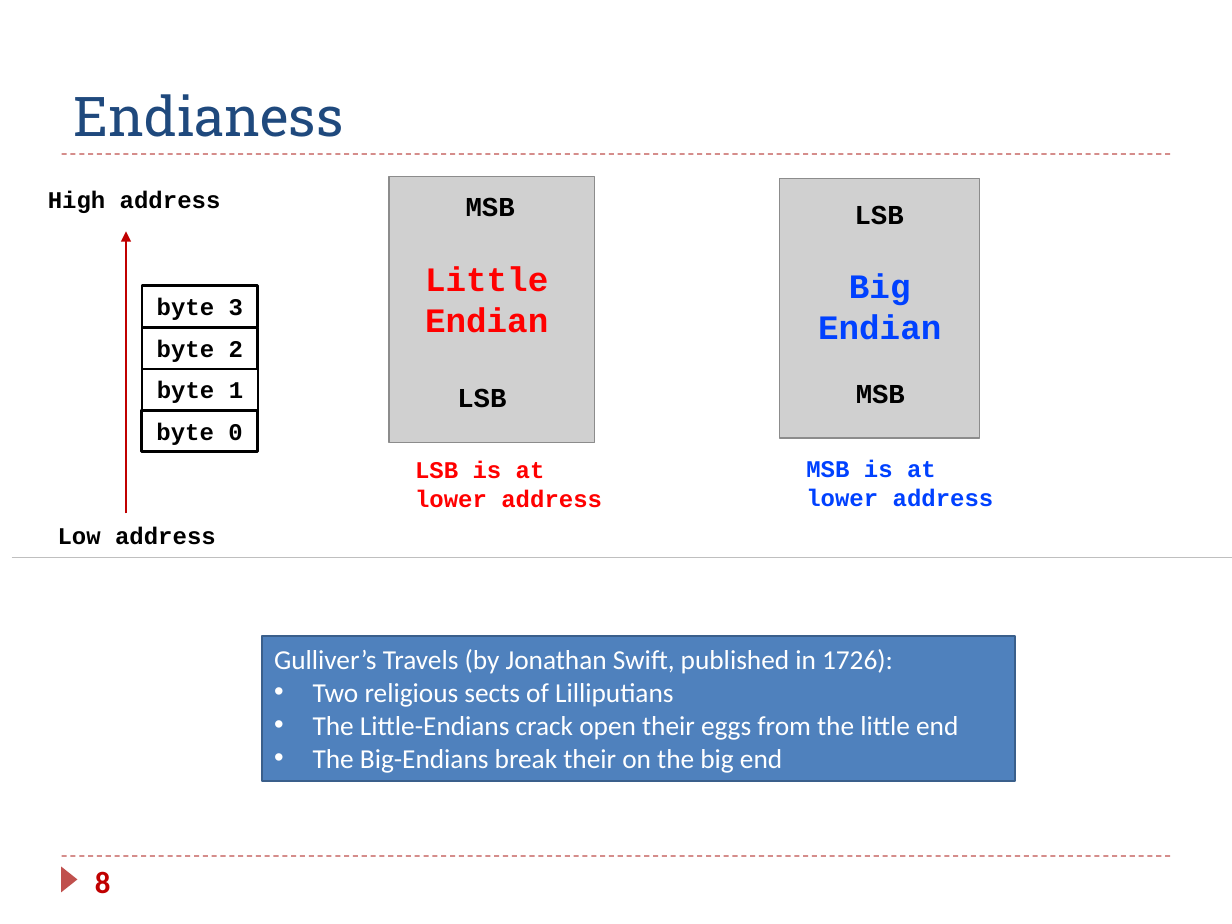
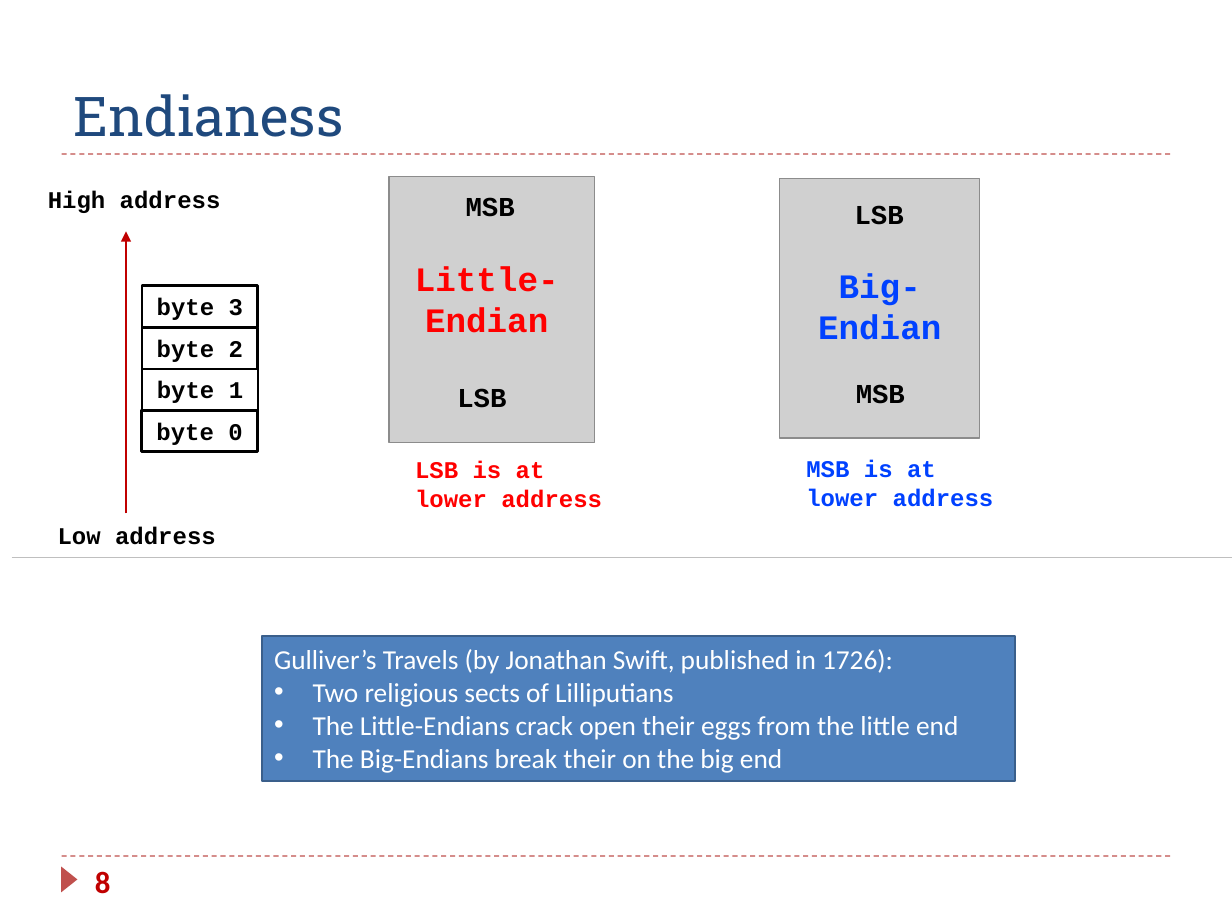
Before and after one commit to guhofstra/CSC111Fa25, a slide deck: slide 8 of PPTs/Ch5_ARM_Load_Store.pptx. Drawn at 1232x924 pixels with LibreOffice and Linux fonts; fonts in the diff are those of the drawing; grey boxes stand for pictures. Boxes give left, top, right and bottom in pixels: in the first picture for what was removed or moved away, otherwise in the second. Text is boxed around its words. In the diff, an @@ line names an element or a change of style, - is before the commit and + after.

```diff
--- a/PPTs/Ch5_ARM_Load_Store.pptx
+++ b/PPTs/Ch5_ARM_Load_Store.pptx
@@ text at (415,266,559,333): text changed @@
-Little Endian
+Little-Endian
@@ text at (818,273,941,340): text changed @@
-Big Endian
+Big-Endian
```
Also in this commit, not shown: 14 other slides changed, 1 slide removed, 2 other files.
